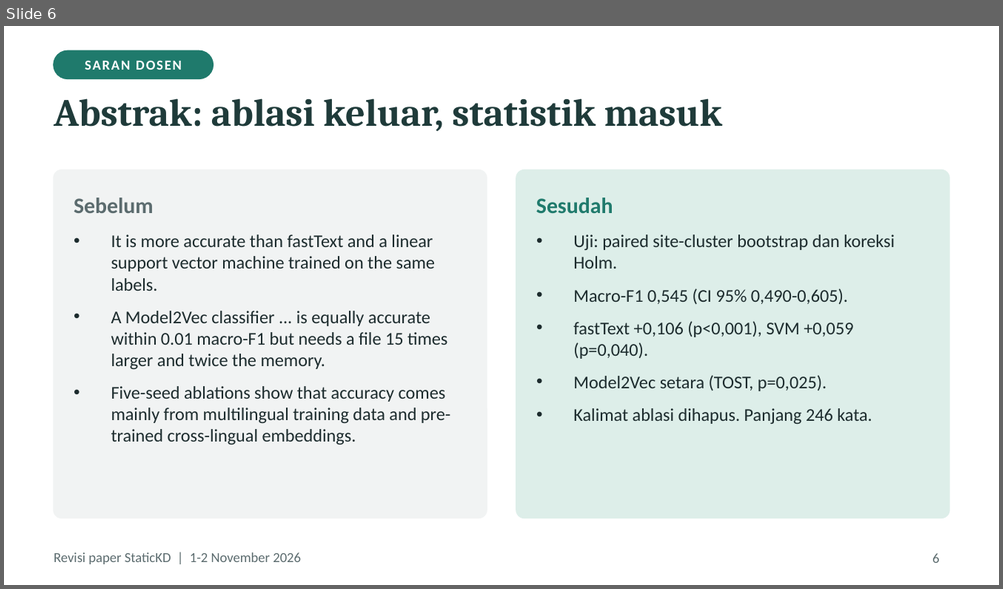
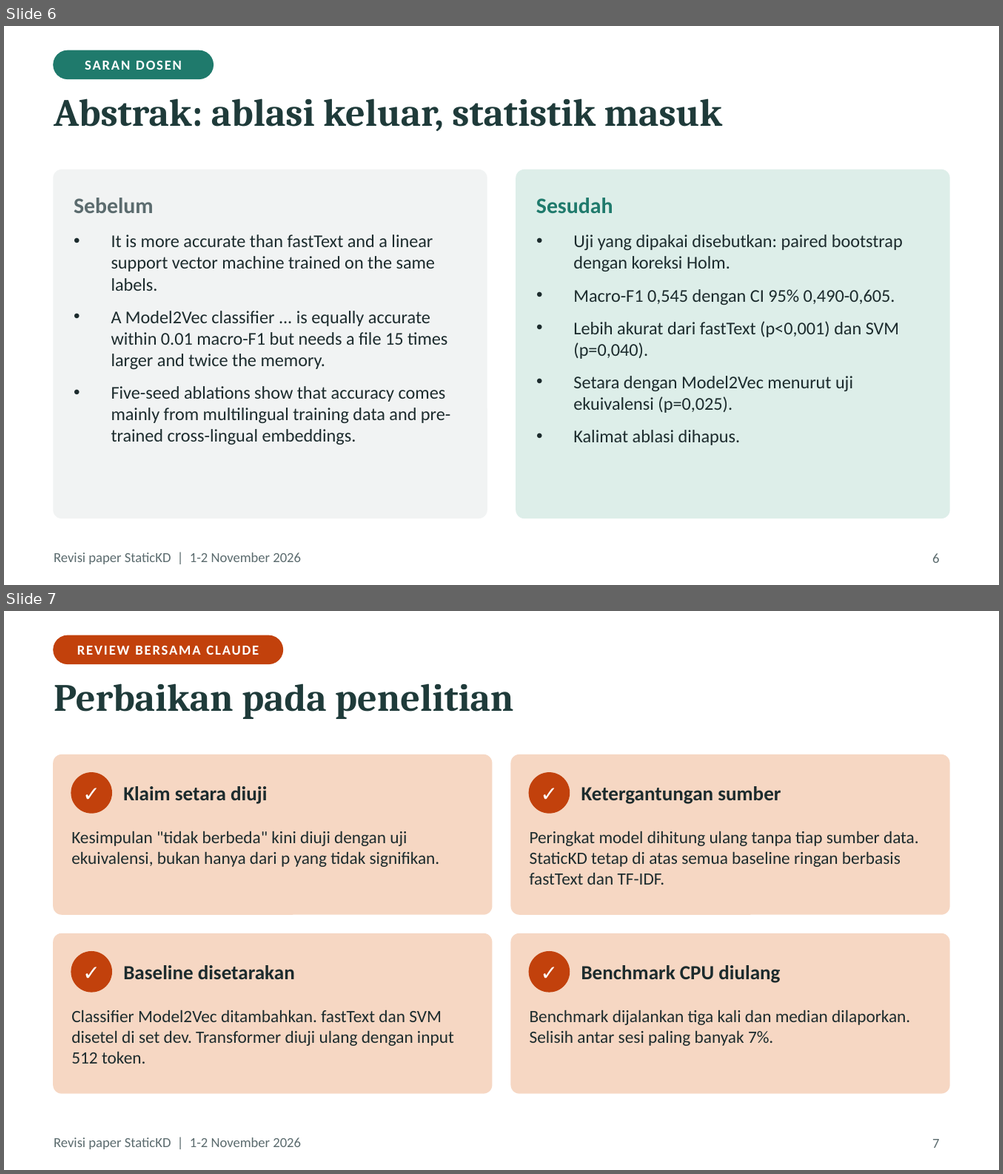
Before and after one commit to obikastanya/iptc_lightweight_label_detection, a slide deck: reviewer_feedback/revision_slides.pptx. Shown one above the other, each under a label of ours: slide 6 before the commit, slides 6 and 7 after it. The pictures are 1003x589 and 1003x1174 pixels, drawn with LibreOffice and Linux fonts; fonts in the diff are those of the drawing. Boxes give left, top, right and bottom in pixels: in the first picture for what was removed or moved away, otherwise in the second. Text is boxed around its words. In the diff, an @@ line names an element or a change of style, - is before the commit and + after.

```diff
--- a/reviewer_feedback/revision_slides.pptx
+++ b/reviewer_feedback/revision_slides.pptx
@@ slide 7 added at bbox=[4, 611, 999, 1170], background #FFFFFF; not listed: 1 template element that a slide beside it also shows @@
@@ rounded rectangle added at bbox=[54, 636, 282, 664], fill #C2410C, outline #C2410C 1 pt @@
@@ text added at bbox=[77, 645, 259, 655], 10 pt, text #FFFFFF, bold @@
+REVIEW BERSAMA CLAUDE
@@ title added at bbox=[54, 684, 513, 719], 28 pt, text #1F3B3A, bold @@
+Perbaikan pada penelitian
@@ rounded rectangle added at bbox=[54, 755, 492, 914], fill #F6D7C3, outline #F6D7C3 1 pt @@
@@ rounded rectangle added at bbox=[511, 755, 949, 914], fill #F6D7C3, outline #F6D7C3 1 pt @@
@@ ellipse added at bbox=[71, 773, 111, 813], fill #C2410C, outline #C2410C 1 pt @@
@@ text added at bbox=[71, 773, 111, 813], 15 pt, text #FFFFFF, bold @@
+✓
@@ text added at bbox=[123, 786, 267, 804], 14.5 pt, text #1C2B2D, bold @@
+Klaim setara diuji
@@ ellipse added at bbox=[529, 773, 569, 813], fill #C2410C, outline #C2410C 1 pt @@
@@ text added at bbox=[529, 773, 569, 813], 15 pt, text #FFFFFF, bold @@
+✓
@@ text added at bbox=[581, 786, 780, 804], 14.5 pt, text #1C2B2D, bold @@
+Ketergantungan sumber
@@ text added at bbox=[71, 831, 440, 867], 12.5 pt, text #1C2B2D @@
+Kesimpulan "tidak berbeda" kini diuji dengan uji ekuivalensi, bukan hanya dari p yang tidak signifikan.
@@ text added at bbox=[529, 831, 919, 885], 12.5 pt, text #1C2B2D @@
+Peringkat model dihitung ulang tanpa tiap sumber data. StaticKD tetap di atas semua baseline ringan berbasis fastText dan TF-IDF.
@@ rounded rectangle added at bbox=[54, 934, 492, 1093], fill #F6D7C3, outline #F6D7C3 1 pt @@
@@ rounded rectangle added at bbox=[511, 934, 949, 1093], fill #F6D7C3, outline #F6D7C3 1 pt @@
@@ ellipse added at bbox=[71, 952, 111, 992], fill #C2410C, outline #C2410C 1 pt @@
@@ text added at bbox=[71, 952, 111, 992], 15 pt, text #FFFFFF, bold @@
+✓
@@ text added at bbox=[123, 965, 295, 980], 14.5 pt, text #1C2B2D, bold @@
+Baseline disetarakan
@@ ellipse added at bbox=[529, 952, 569, 992], fill #C2410C, outline #C2410C 1 pt @@
@@ text added at bbox=[529, 952, 569, 992], 15 pt, text #FFFFFF, bold @@
+✓
@@ text added at bbox=[581, 965, 780, 983], 14.5 pt, text #1C2B2D, bold @@
+Benchmark CPU diulang
@@ text added at bbox=[71, 1010, 454, 1064], 12.5 pt, text #1C2B2D @@
+Classifier Model2Vec ditambahkan. fastText dan SVM disetel di set dev. Transformer diuji ulang dengan input 512 token.
@@ text added at bbox=[529, 1010, 910, 1046], 12.5 pt, text #1C2B2D @@
+Benchmark dijalankan tiga kali dan median dilaporkan. Selisih antar sesi paling banyak 7%.
@@ page number added at bbox=[932, 1139, 939, 1148], 10 pt, text #5B6B6E @@
+7
@@ slide 6 changed as well @@
@@ text at bbox=[573, 235, 902, 446]: text changed @@
-• Uji: paired site-cluster bootstrap dan koreksi Holm.
-• Macro-F1 0,545 (CI 95% 0,490-0,605).
-• fastText +0,106 (p<0,001), SVM +0,059 (p=0,040).
-• Model2Vec setara (TOST, p=0,025).
-• Kalimat ablasi dihapus. Panjang 246 kata.
+• Uji yang dipakai disebutkan: paired bootstrap dengan koreksi Holm.
+• Macro-F1 0,545 dengan CI 95% 0,490-0,605.
+• Lebih akurat dari fastText (p<0,001) dan SVM (p=0,040).
+• Setara dengan Model2Vec menurut uji ekuivalensi (p=0,025).
+• Kalimat ablasi dihapus.
```
Also in this commit, not shown: 3 other slides changed, 3 other slides added, 8 slides removed.
